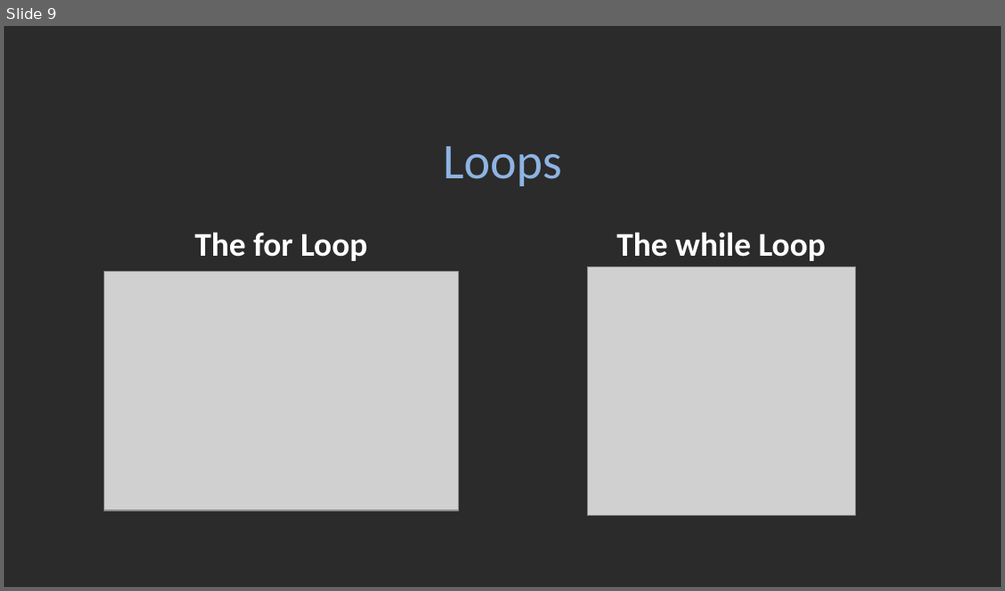
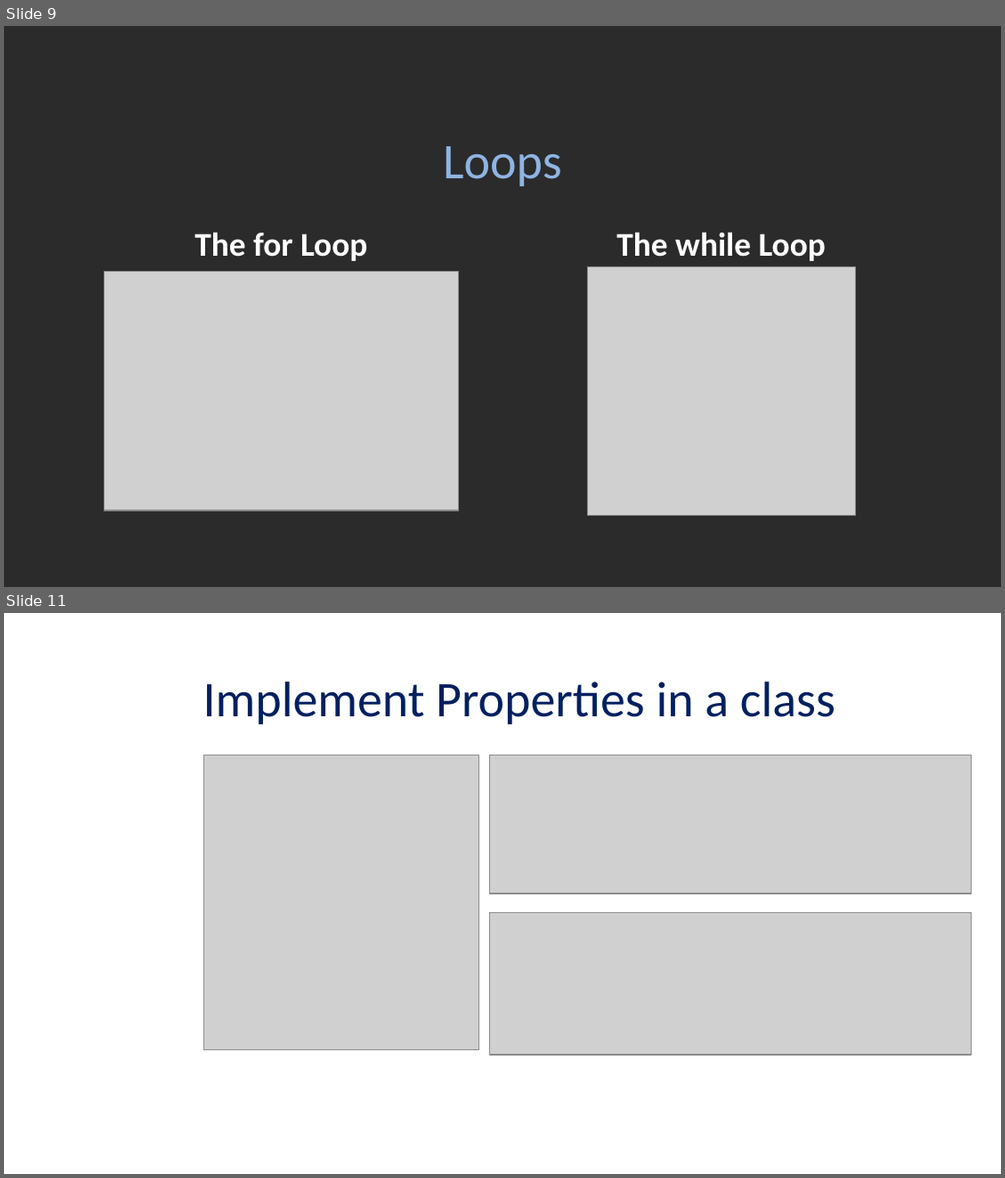
Before and after one commit to doanthanhnhan/learningPY, a slide deck: 2021_PY_Slide.pptx. Shown one above the other, each under a label of ours: slide 9 before the commit, slides 9 and 11 after it; the slides between them are not shown. The pictures are 1005x591 and 1005x1178 pixels, drawn with LibreOffice and Linux fonts; fonts in the diff are those of the drawing; grey boxes stand for pictures; background and template pictures are left out; a plain dark background stands for a picture behind light text. Boxes give left, top, right and bottom in pixels: in the first picture for what was removed or moved away, otherwise in the second. Text is boxed around its words. In the diff, an @@ line names an element or a change of style, - is before the commit and + after.

```diff
--- a/2021_PY_Slide.pptx
+++ b/2021_PY_Slide.pptx
@@ slide 11 added at (x1=4, y1=613, x2=1001, y2=1174), background picture (left out) @@
@@ title added at (x1=203, y1=682, x2=835, y2=724), 36 pt, text #002060 @@
+Implement Properties in a class
@@ picture added at (x1=203, y1=755, x2=478, y2=1050) @@
@@ picture added at (x1=489, y1=755, x2=971, y2=894) @@
@@ picture added at (x1=489, y1=912, x2=971, y2=1054) @@
```
Also in this commit, not shown: 10 other slides added, 5 slides removed.
